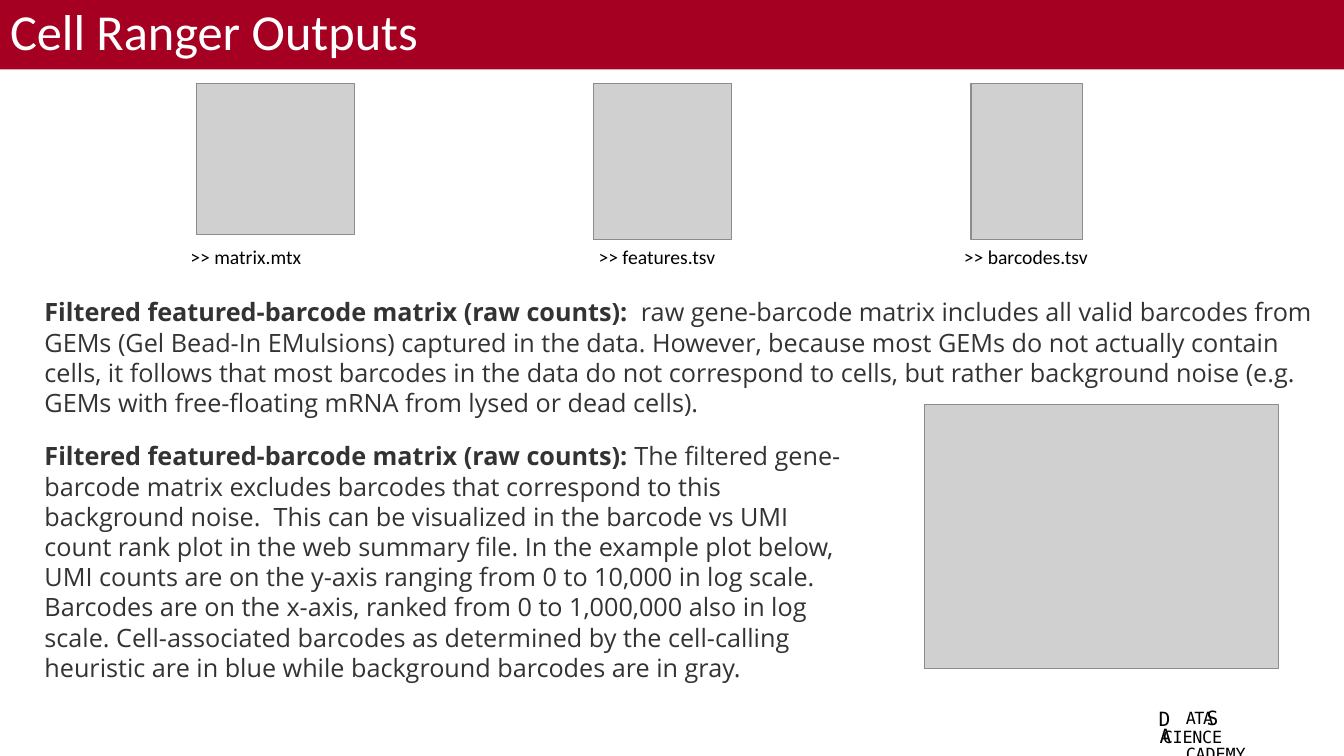
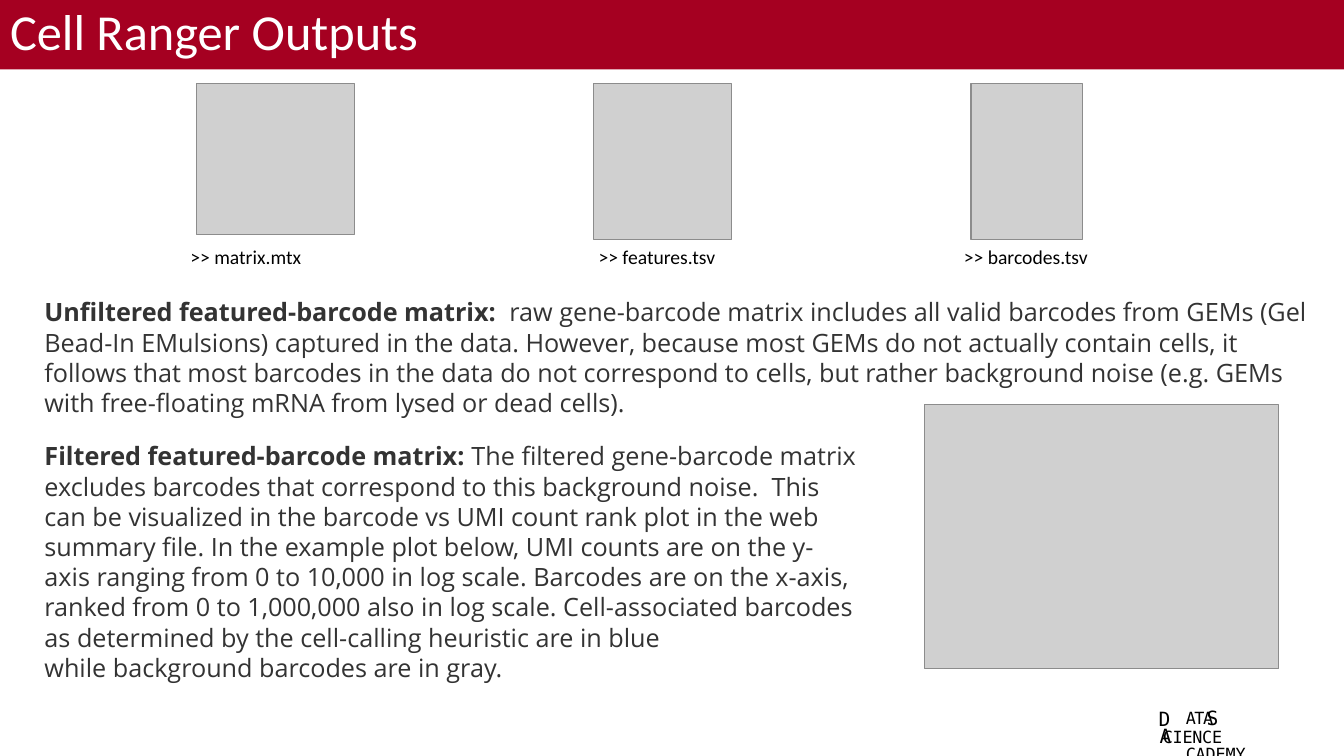
Before and after one commit to bacorli2/scrna_workshop, a slide deck: slide 10 of M2_CellRanger_Alignment/M2_CellRanger.pptx. Drawn at 1344x756 pixels with LibreOffice and Linux fonts; fonts in the diff are those of the drawing; grey boxes stand for pictures; background and template pictures are left out. Boxes give left, top, right and bottom in pixels: in the first picture for what was removed or moved away, otherwise in the second. Text is boxed around its words. In the diff, an @@ line names an element or a change of style, - is before the commit and + after.

```diff
--- a/M2_CellRanger_Alignment/M2_CellRanger.pptx
+++ b/M2_CellRanger_Alignment/M2_CellRanger.pptx
@@ text at (x1=44, y1=301, x2=1306, y2=418): text changed @@
-Filtered featured-barcode matrix (raw counts): raw gene-barcode matrix includes all valid barcodes from GEMs (Gel Bead-In EMulsions) captured in the data. However, because most GEMs do not actually contain cells, it follows that most barcodes in the data do not correspond to cells, but rather background noise (e.g. GEMs with free-floating mRNA from lysed or dead cells).
+Unfiltered featured-barcode matrix: raw gene-barcode matrix includes all valid barcodes from GEMs (Gel Bead-In EMulsions) captured in the data. However, because most GEMs do not actually contain cells, it follows that most barcodes in the data do not correspond to cells, but rather background noise (e.g. GEMs with free-floating mRNA from lysed or dead cells).
@@ text at (x1=44, y1=445, x2=856, y2=683): text changed @@
-Filtered featured-barcode matrix (raw counts): The filtered gene-barcode matrix excludes barcodes that correspond to this background noise. This can be visualized in the barcode vs UMI count rank plot in the web summary file. In the example plot below, UMI counts are on the y-axis ranging from 0 to 10,000 in log scale. Barcodes are on the x-axis, ranked from 0 to 1,000,000 also in log scale. Cell-associated barcodes as determined by the cell-calling heuristic are in blue while background barcodes are in gray.
+Filtered featured-barcode matrix: The filtered gene-barcode matrix excludes barcodes that correspond to this background noise. This can be visualized in the barcode vs UMI count rank plot in the web summary file. In the example plot below, UMI counts are on the y-axis ranging from 0 to 10,000 in log scale. Barcodes are on the x-axis, ranked from 0 to 1,000,000 also in log scale. Cell-associated barcodes as determined by the cell-calling heuristic are in blue while background barcodes are in gray.
```
Also in this commit, not shown: 7 other slides changed.
